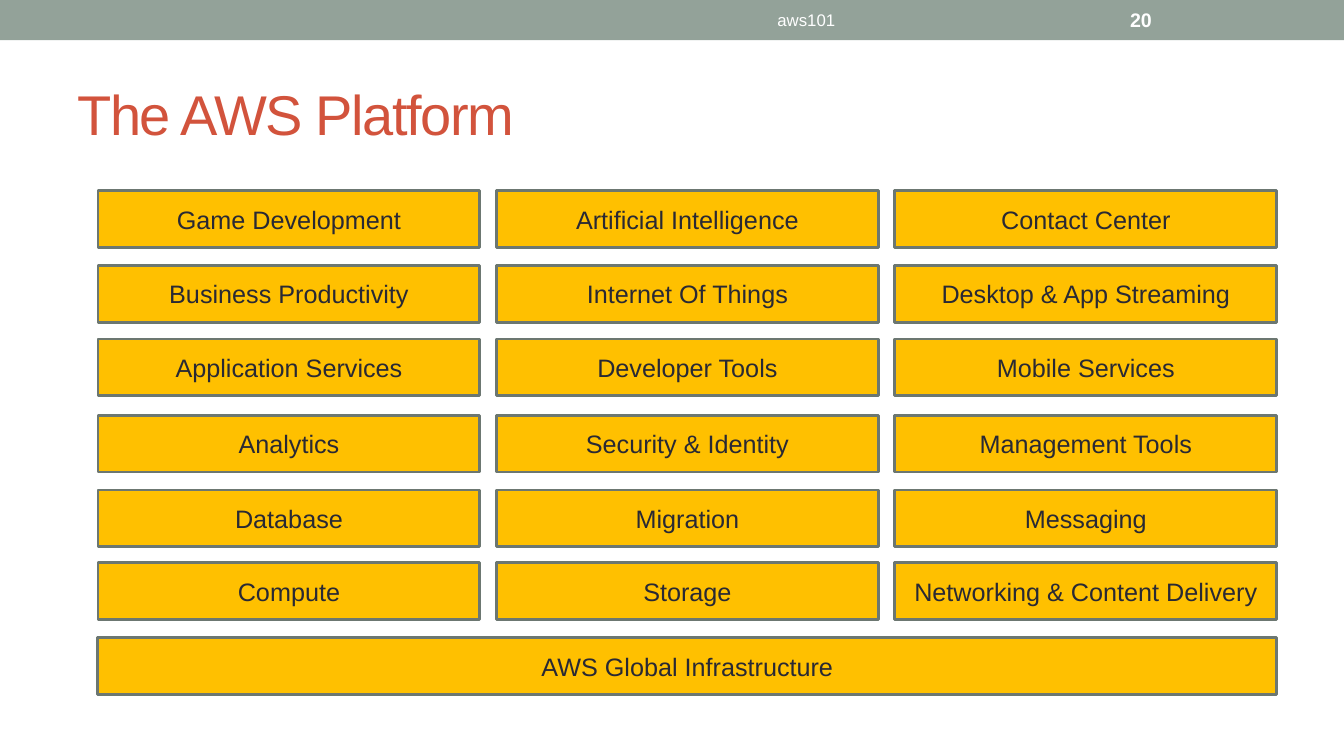
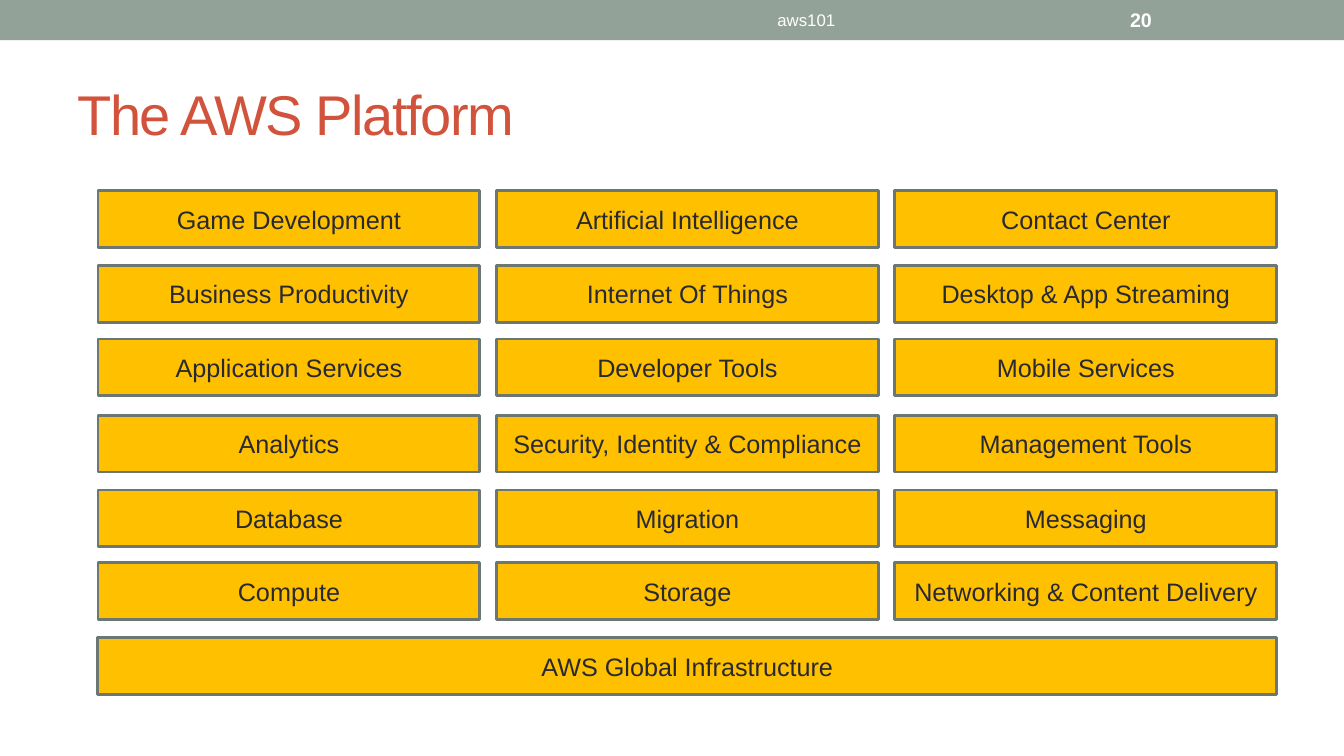
Before and after one commit to ignis01/aws101, a slide deck: slide 20 of aws101.pptx. Drawn at 1344x756 pixels with LibreOffice and Linux fonts; fonts in the diff are those of the drawing. Boxes give left, top, right and bottom in pixels: in the first picture for what was removed or moved away, otherwise in the second. Text is boxed around its words. In the diff, an @@ line names an element or a change of style, - is before the commit and + after.

```diff
--- a/aws101.pptx
+++ b/aws101.pptx
@@ text in rectangle at (x1=513, y1=434, x2=861, y2=459): text changed @@
-Security & Identity
+Security, Identity & Compliance
```
Also in this commit, not shown: 1 other slide changed, 13 slides added.
